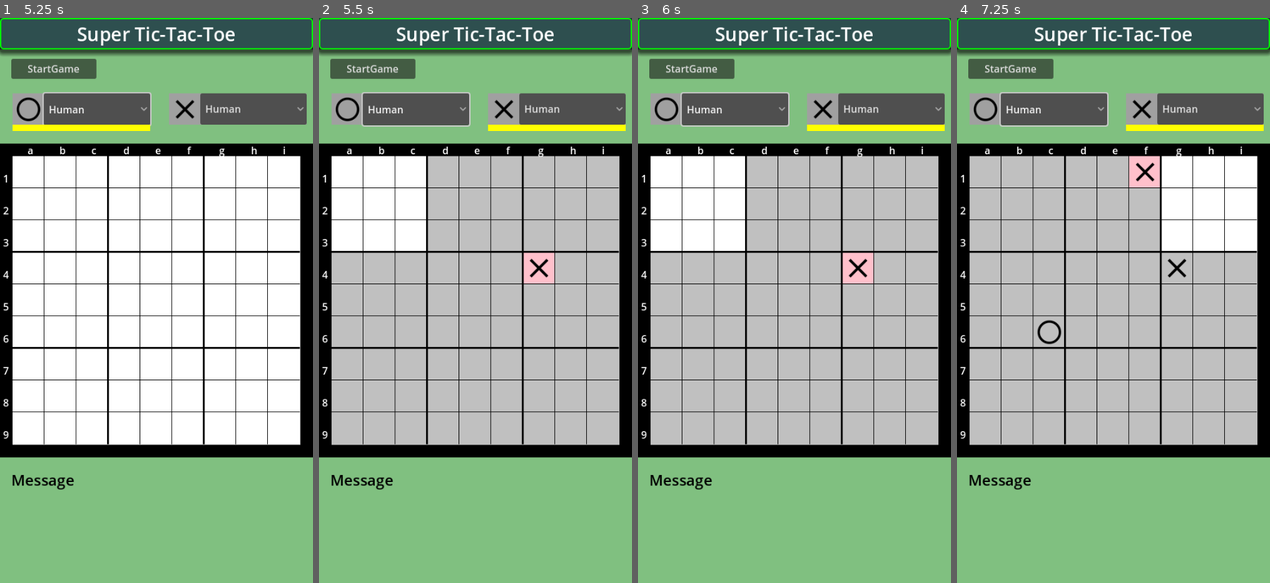
Above: before the commit, frames 1-4 (left to right).
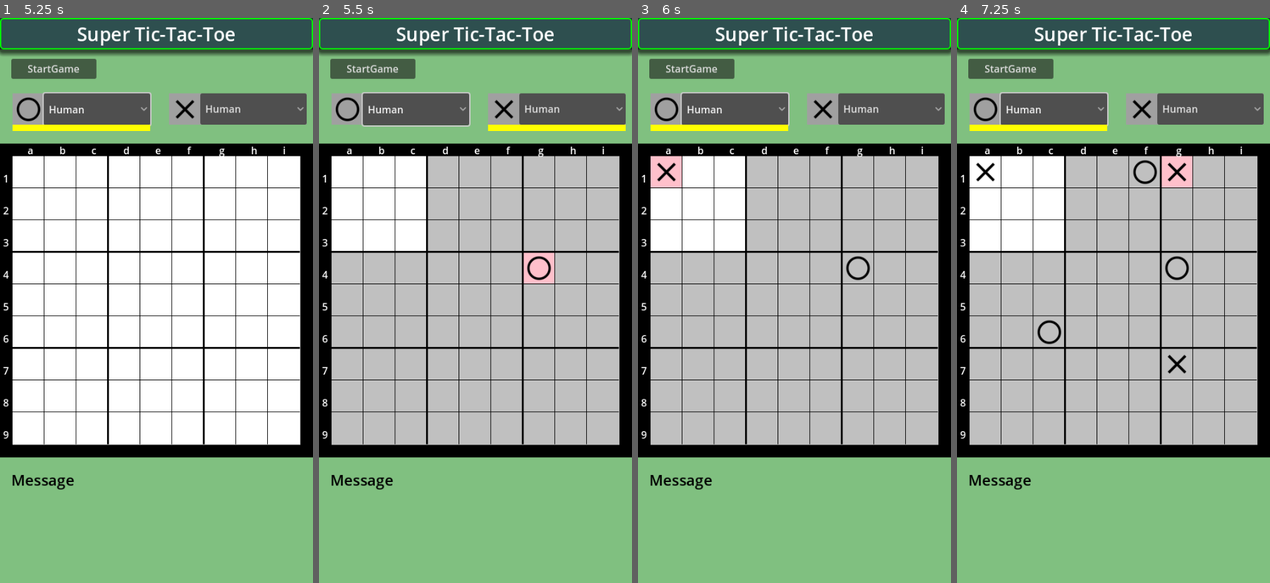
Above: after the commit, the same moments.

Repository: vivisuke/SuperTicTacToe4
Game: Godot game, scene res://main_scene.tscn
Same seed, same stepped clock (60 frames per second), same inputs: the game is played once before the commit and once after it.
Inputs (mouse positions are in pixels of both pictures, inside the frame that each line leads up to):
- Up to frame 1 (5.25 s): click "StartGame" at 0.5 s; click "StartGame" at 1.25 s; click "Human" at 2 s; click "Human" at 2.75 s; click "StartGame" at 3.5 s; click "Human" at 4.25 s; tap Enter at 5 s; move the mouse to (225, 272) at 5.02 s; click (225, 272) at 5.17 s
- Up to frame 2 (5.5 s): no input
- Up to frame 3 (6 s): move the mouse to (731, 328) at 5.77 s; click (731, 328) at 5.92 s
- Up to frame 4 (7.25 s): move the mouse to (1144, 176) at 6.52 s; click (1144, 176) at 6.67 s

Frame 1 is identical in both runs. In frame 2, 0.2% of the frame differs, in the area x 66-75%, y 42-47%; in frame 3, 2.1%; in frame 4, 12%, in the area x 3-98%, y 18-63%.

Commit message:
0033 ◎ C 03/07 03/07 0.001│ToDo│☓番：AI に手を選択させる 0034 ◎ C 03/07 03/07 0.001│問題│○☓表示が逆？

Diff:
--- a/SuperTicTacToe/scripts/MainScene.gd
+++ b/SuperTicTacToe/scripts/MainScene.gd
@@ -14,7 +14,8 @@
 const mb_str = ["Ｘ", "・", "Ｏ"]
 enum {
 	BLACK = -1, EMPTY, WHITE,				#	盤面石値、WHITE for 先手
-	TS_EMPTY = -1, TS_BATSU, TS_MARU,		#	タイルセットID
+	#TS_EMPTY = -1, TS_BATSU, TS_MARU,		#	タイルセットID
+	TS_EMPTY = -1, TS_WHITE, TS_BLACK,		#	タイルセットID
 	HUMAN = 0, AI_RANDOM, AI_DEPTH_1, AI_DEPTH_3,
 }
 
@@ -327,6 +328,8 @@
 var AI_thinking = false
 var waiting = 0;				# ウェイト中カウンタ
 var game_started = false				# ゲーム中
+var white_player = HUMAN
+var black_player = AI_DEPTH_1	#HUMAN
 var pressedPos = Vector2(0, 0)
 var g_bd			# 盤面オブジェクト
 var g_board3x3 = []			# 3x3 盤面 for 作業用
@@ -342,7 +345,6 @@
 	g_bd = Board.new()
 	g_bd.m_rng = rng
 	g_bd.set_eval_table(g_eval_table)
-	g_bd.print()
 	#bd.put(0, 0, WHITE)
 	#bd.print()
 	#bd.undo_put()
@@ -361,6 +363,7 @@
 	game_started = true
 	update_next_underline()
 	update_board_tilemaps()		# g_bd の状態から TileMap たちを設定
+	g_bd.print()
 	pass
 func update_next_underline():
 	$WhitePlayer/Underline.visible = game_started && g_bd.next_color() == WHITE
@@ -368,13 +371,13 @@
 func col2tsid(col):
 	match col:
 		EMPTY:	return TS_EMPTY
-		WHITE:	return TS_MARU
-		BLACK:	return TS_BATSU
+		WHITE:	return TS_WHITE
+		BLACK:	return TS_BLACK
 func tsid2col(id):
 	match id:
 		TS_EMPTY:	return EMPTY
-		TS_MARU:	return WHITE
-		TS_BATSU:	return BLACK
+		TS_WHITE:	return WHITE
+		TS_BLACK:	return BLACK
 func update_board_tilemaps():		# g_bd の状態から TileMap たちを設定
 	for y in range(N_VERT):
 		for x in range(N_HORZ):
@@ -426,9 +429,37 @@
 		g_eval_table[ix] = eval3x3(g_board3x3);
 		#print(g_eval_table[ix]);
 
-
-# Called every frame. 'delta' is the elapsed time since the previous frame.
+func put_and_post_proc(x : int, y : int):	# 着手処理とその後処理
+	g_bd.put(x, y, g_bd.next_color())
+	g_bd.print()
+	update_next_underline()
+	update_board_tilemaps()
+
 func _process(delta):
+	if waiting > 0:
+		waiting -= 1
+	elif( game_started && !AI_thinking &&
+			(g_bd.next_color() == WHITE && white_player >= AI_RANDOM ||
+			g_bd.next_color() == BLACK && black_player >= AI_RANDOM) ):
+		#if !game_started:
+		#	print("??? game_started = ", game_started)
+		AI_thinking = true
+		#var pos = AI_think_random()
+		var typ = white_player if g_bd.next_color() == WHITE else black_player
+		var pos = (g_bd.select_random() if typ == AI_RANDOM else
+					g_bd.select_alpha_beta(3) if typ == AI_DEPTH_1 else
+					g_bd.select_alpha_beta(5))
+		#print("game_started = ", game_started)
+		print("AI put ", pos)
+		#if !is_empty(pos[0], pos[1]):
+		#	pos = (g_bd.select_random() if typ == AI_RANDOM else
+		#			g_bd.select_depth_1() if typ == AI_DEPTH_1 else
+		#			g_bd.select_depth_3())
+		#assert(is_empty(pos[0], pos[1]))
+		put_and_post_proc(pos[0], pos[1])
+		waiting = WAIT
+		AI_thinking = false
+	pass
 	pass
 
 func _input(event):
Not shown, changed: SuperTicTacToe4.spr
